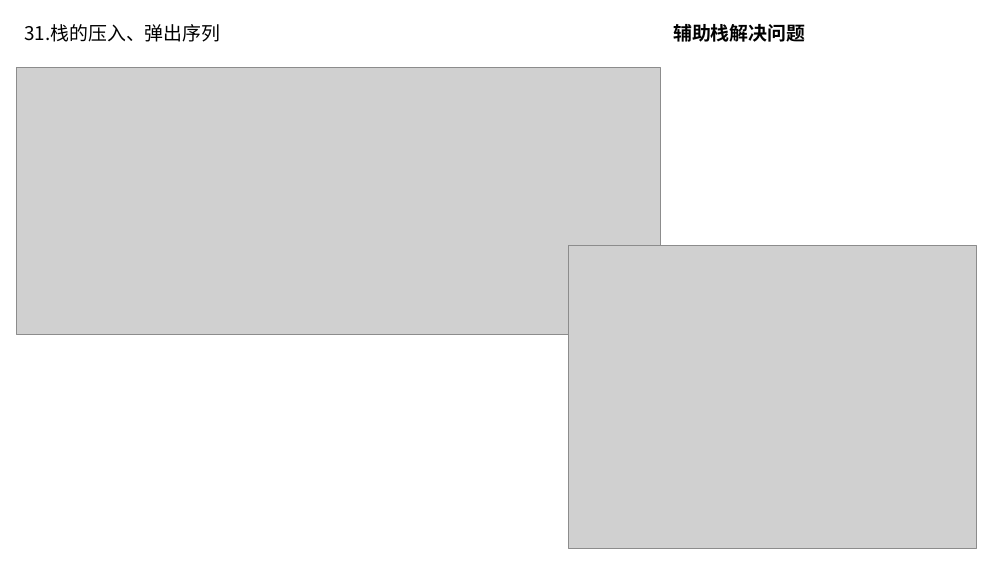
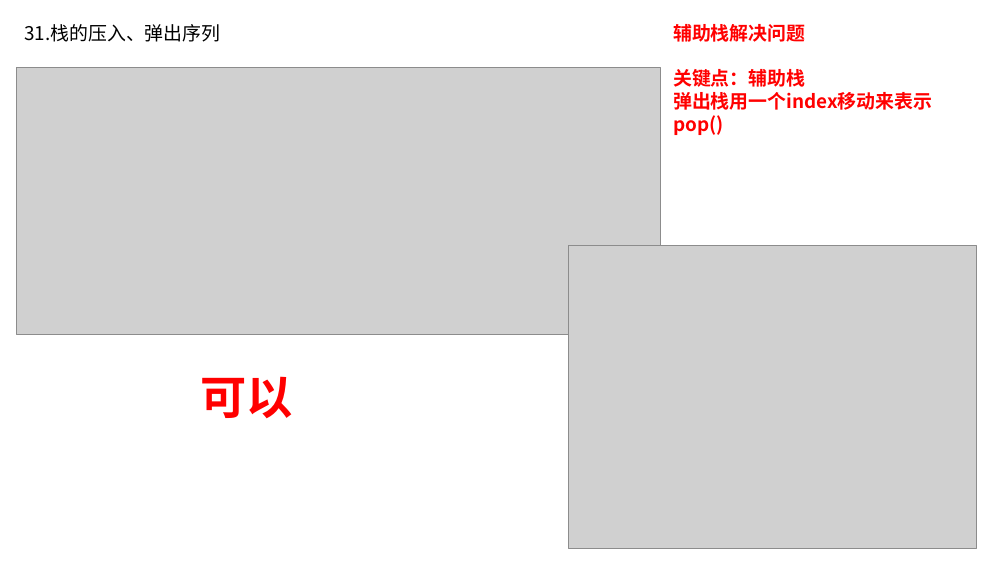
Before and after one commit to xiaojkql/Interview-Prepare, a slide deck: slide 35 of 数据结构和算法/剑指offer.pptx (slide 33 before the commit). Drawn at 1008x567 pixels with LibreOffice and Linux fonts; fonts in the diff are those of the drawing; grey boxes stand for pictures. Boxes give left, top, right and bottom in pixels: in the first picture for what was removed or moved away, otherwise in the second. Text is boxed around its words. In the diff, an @@ line names an element or a change of style, - is before the commit and + after.

```diff
--- a/数据结构和算法/剑指offer.pptx
+++ b/数据结构和算法/剑指offer.pptx
@@ text at (x1=673, y1=24, x2=805, y2=42): text colour #000000 to #FF0000 in "辅助栈解决问题" @@
@@ text at (x1=673, y1=69, x2=932, y2=110): paragraphs added @@
+关键点：辅助栈
+弹出栈用一个index移动来表示pop()
@@ text added at (x1=200, y1=376, x2=292, y2=418), 44 pt, text #FF0000, bold @@
+可以
```
Also in this commit, not shown: 59 other slides changed, 2 slides added, 6 other files.
